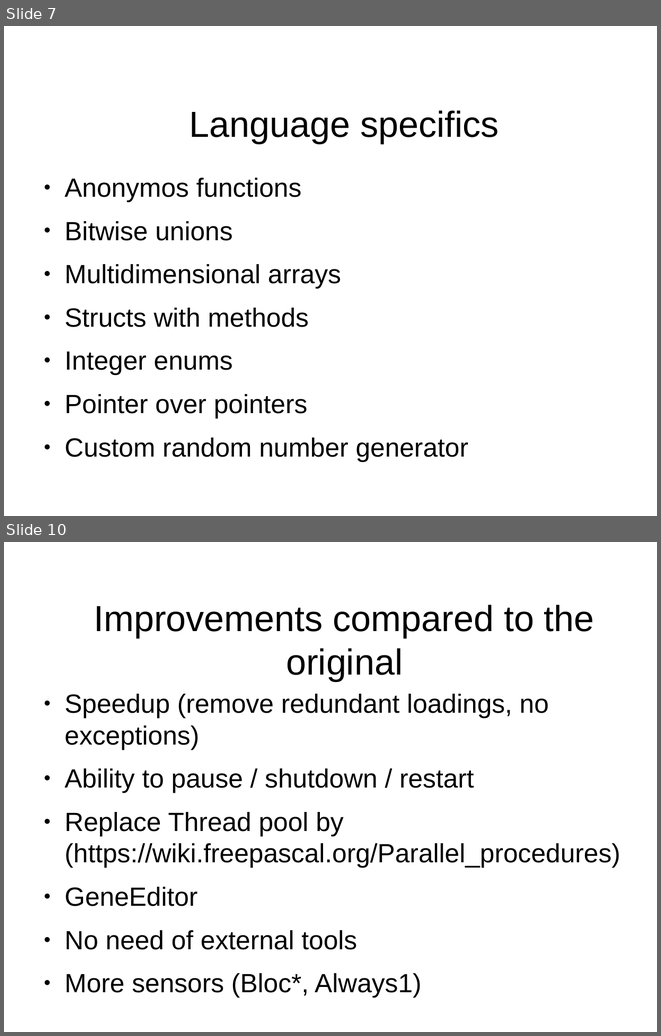
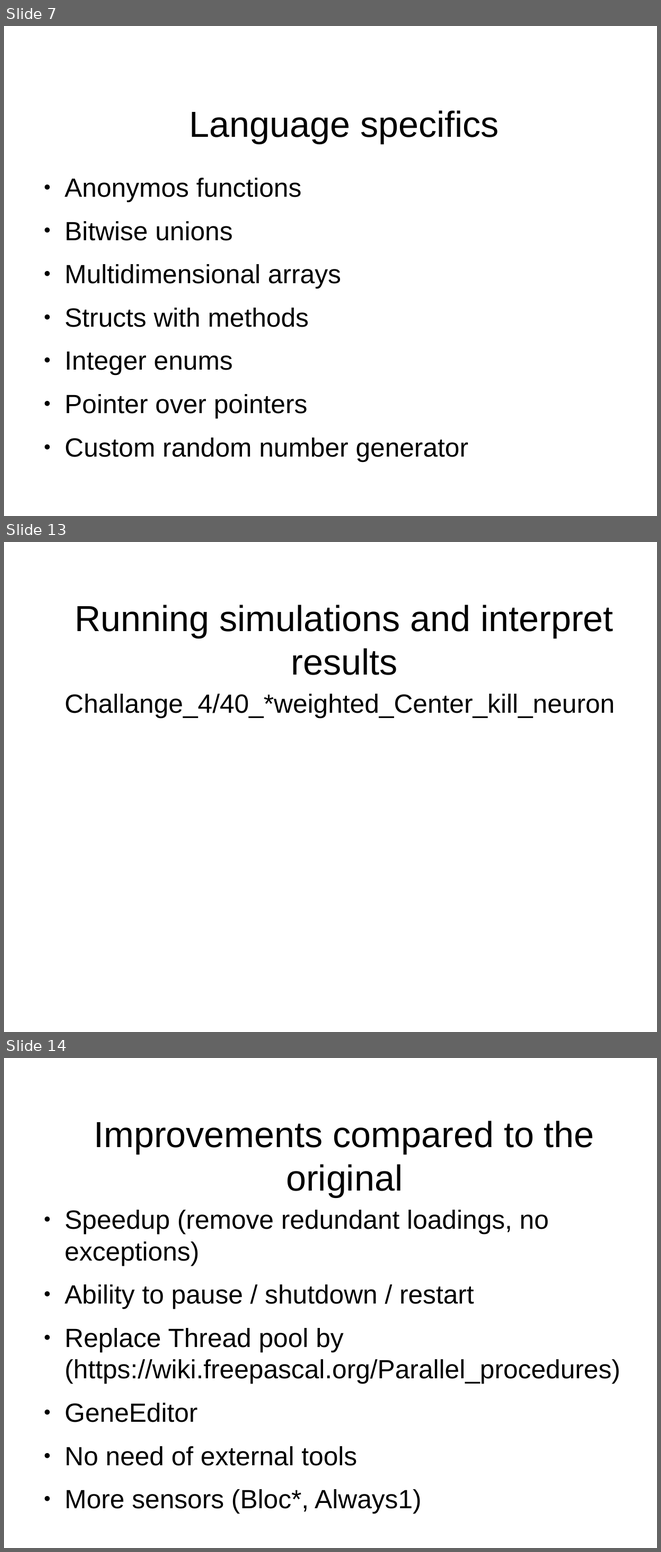
Before and after one commit to PascalCorpsman/biosim4_FPC_translation, a slide deck: presentations/Presentation.odp. Shown one above the other, each under a label of ours: slides 7 and 10 before the commit, slides 7, 13 and 14 after it; the slides between them are not shown. The pictures are 661x1036 and 661x1552 pixels, drawn with LibreOffice and Linux fonts; fonts in the diff are those of the drawing; background and template pictures are left out. Boxes give left, top, right and bottom in pixels: in the first picture for what was removed or moved away, otherwise in the second. Text is boxed around its words. In the diff, an @@ line names an element or a change of style, - is before the commit and + after.

Commit message:
ADD: update Presentation ADD: new Challange ?

```diff
--- a/presentations/Presentation.odp
+++ b/presentations/Presentation.odp
@@ slide 13 added at <box>4,542,657,1032</box>, background #FFFFFF @@
@@ title added at <box>74,605,614,675</box>, 44 pt, text #000000 @@
+Running simulations and interpret results
@@ text added at <box>64,694,615,718</box>, 32 pt, text #000000 @@
+Challange_4/40_*weighted_Center_kill_neuron
@@ what was slide 10 is now slide 14 @@
```
Also in this commit, not shown: 2 slides changed, 3 other slides added, 1 other file.
